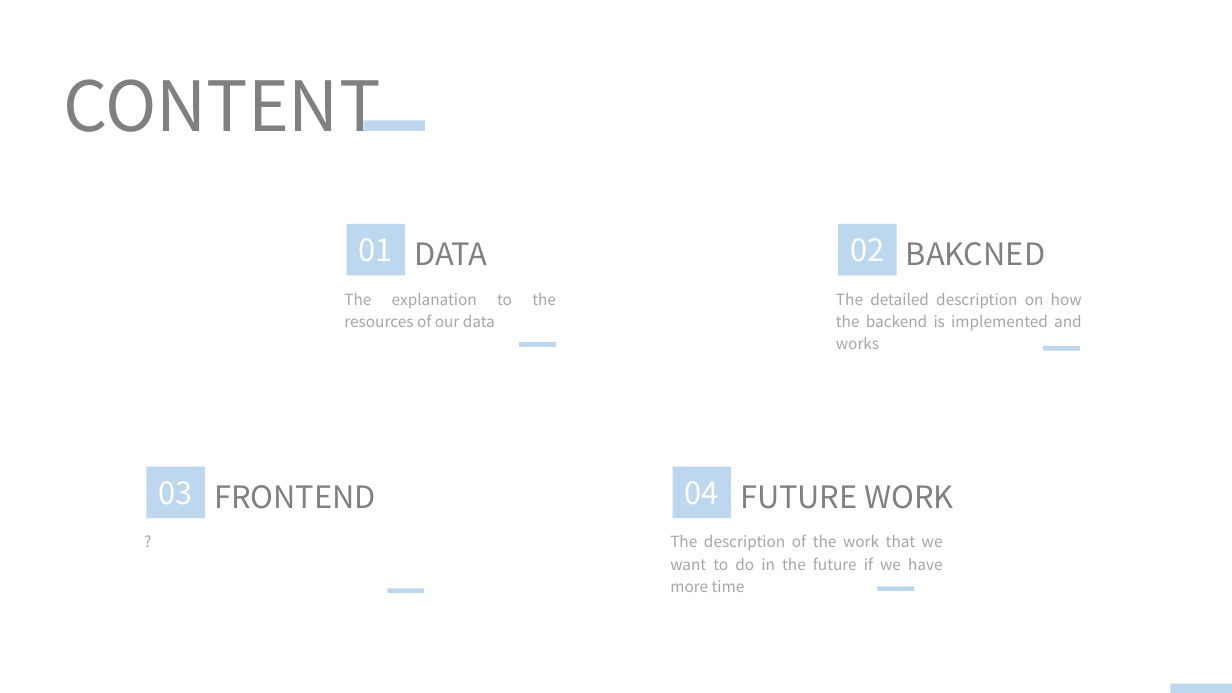
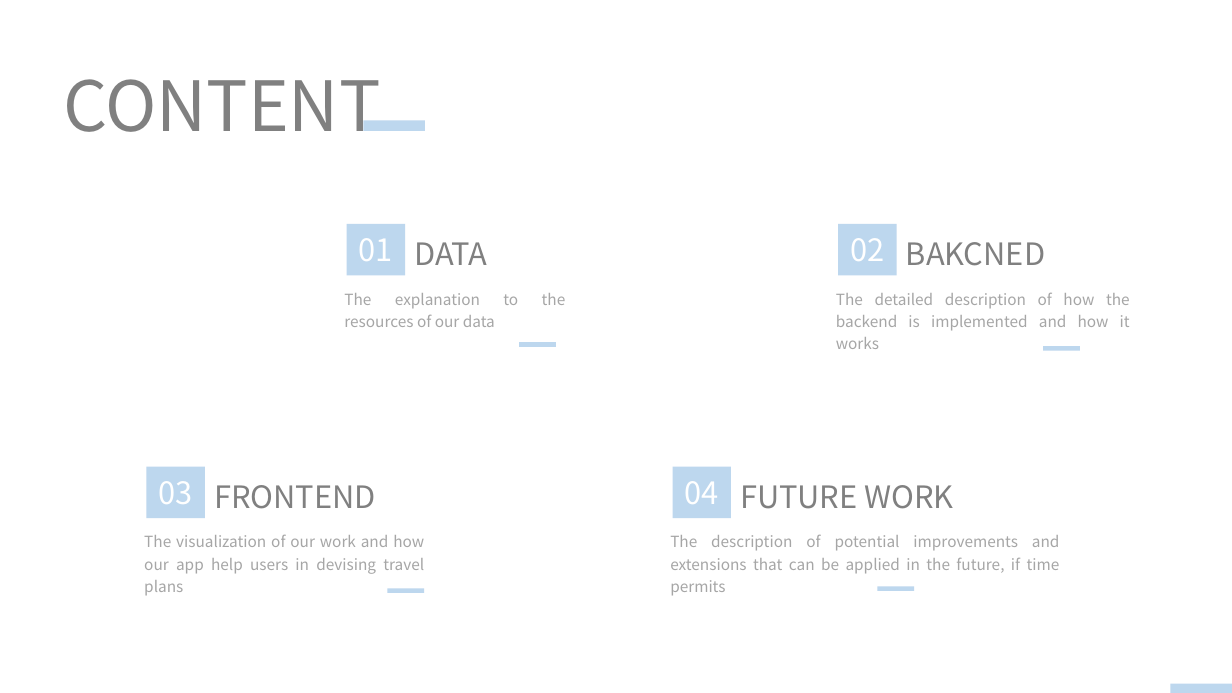
Before and after one commit to 1220780980/TiDB-Hack-Traveling-AI, a slide deck: slide 2 of Presentation.pptx. Drawn at 1232x693 pixels with LibreOffice and Linux fonts; fonts in the diff are those of the drawing. Boxes give left, top, right and bottom in pixels: in the first picture for what was removed or moved away, otherwise in the second. Text is boxed around its words. In the diff, an @@ line names an element or a change of style, - is before the commit and + after.

```diff
--- a/Presentation.pptx
+++ b/Presentation.pptx
@@ text "The explanation to the resources ..." rewrapped from [344,293,512,327] to [344,293,518,327] @@
@@ text at [836,293,1130,331]: text changed @@
-The detailed description on how the backend is implemented and works
+The detailed description of how the backend is implemented and how it works
@@ text at [144,535,424,574]: text changed @@
-?
+The visualization of our work and how our app help users in devising travel plans
@@ text at [670,535,1060,574]: text changed @@
-The description of the work that we want to do in the future if we have more time
+The description of potential improvements and extensions that can be applied in the future, if time permits
```
Also in this commit, not shown: 10 other slides changed, 7 other files.
